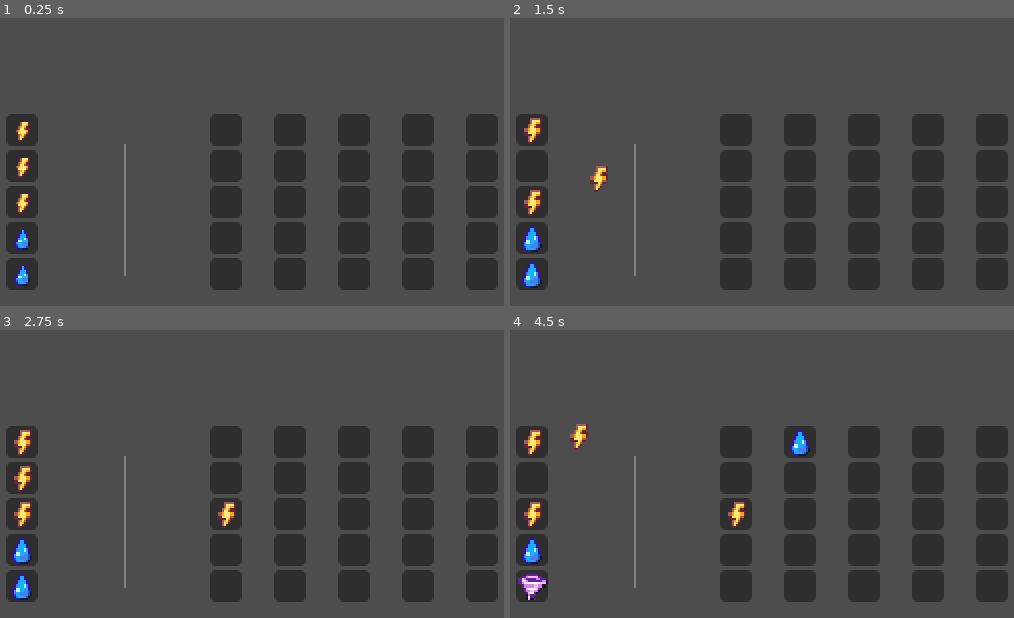
Above: before the commit, frames 1-4 (two rows, left to right).
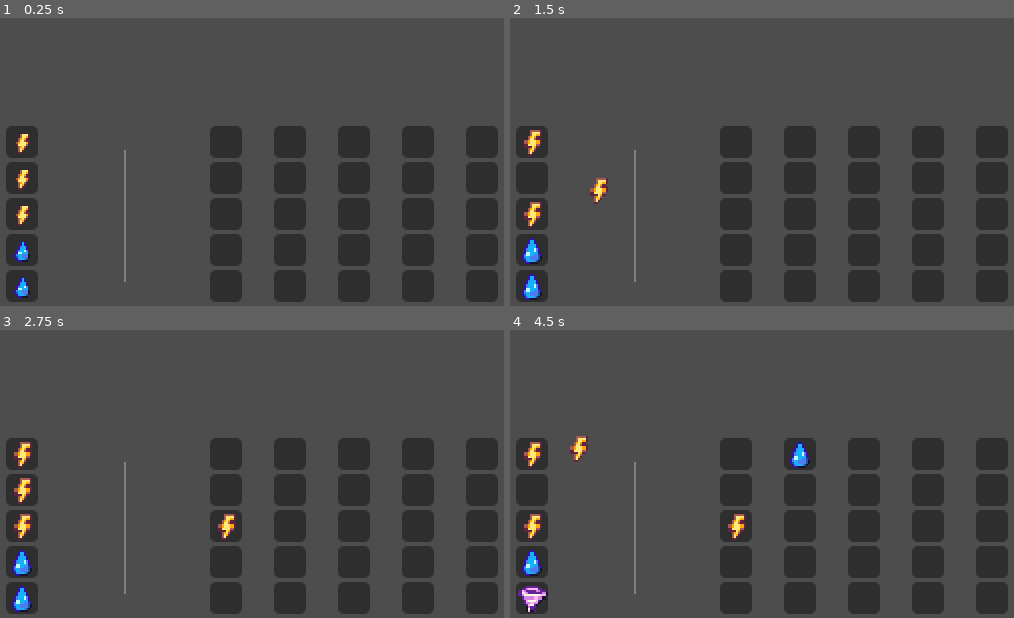
Above: after the commit, the same moments.

Repository: codeSmallmak/Project-mage-craft
Game: Godot game, scene res://The Grid/spell_grid.tscn
The game is run twice, just before and just after one commit, with the same random seed, the same clock (stepped at 60 frames per second) and the same inputs. The project has no main scene, so this scene is started directly.
Inputs (mouse positions are in pixels of both pictures, inside the frame that each line leads up to):
- Up to frame 1 (0.25 s): no input
- Up to frame 2 (1.5 s): drag from (530, 130) to (827, 46) at 0.52 s; drag from (530, 164) to (731, 196) at 1.27 s
- Up to frame 3 (2.75 s): move the mouse to (20, 514) at 2.02 s; press the mouse at (20, 514) at 2.03 s
- Up to frame 4 (4.5 s): release the mouse at (530, 514) at 2.75 s; tap Enter at 2.75 s; drag from (530, 548) to (570, 384) at 2.77 s; drag from (530, 586) to (792, 439) at 3.52 s; drag from (530, 476) to (666, 347) at 4.27 s

The runs differ from the first frame. In frame 1, 8.7% of the frame differs, in the area x 1-99%, y 33-99%; in frame 2, 9.1%; in frame 3, 9.3%; in frame 4, 9.8%, in the area x 1-99%, y 32-99%.

Commit message:
Fix anchor_top value in SpellGrid node for proper alignment

Diff:
--- a/The Grid/spell_grid.tscn
+++ b/The Grid/spell_grid.tscn
@@ -6,7 +6,7 @@
 
 [node name="SpellGrid" type="HBoxContainer" unique_id=990792362]
 anchors_preset = -1
-anchor_top = 0.467
+anchor_top = 0.5003333
 anchor_right = 1.0
 anchor_bottom = 1.0
 offset_top = -0.05999756
